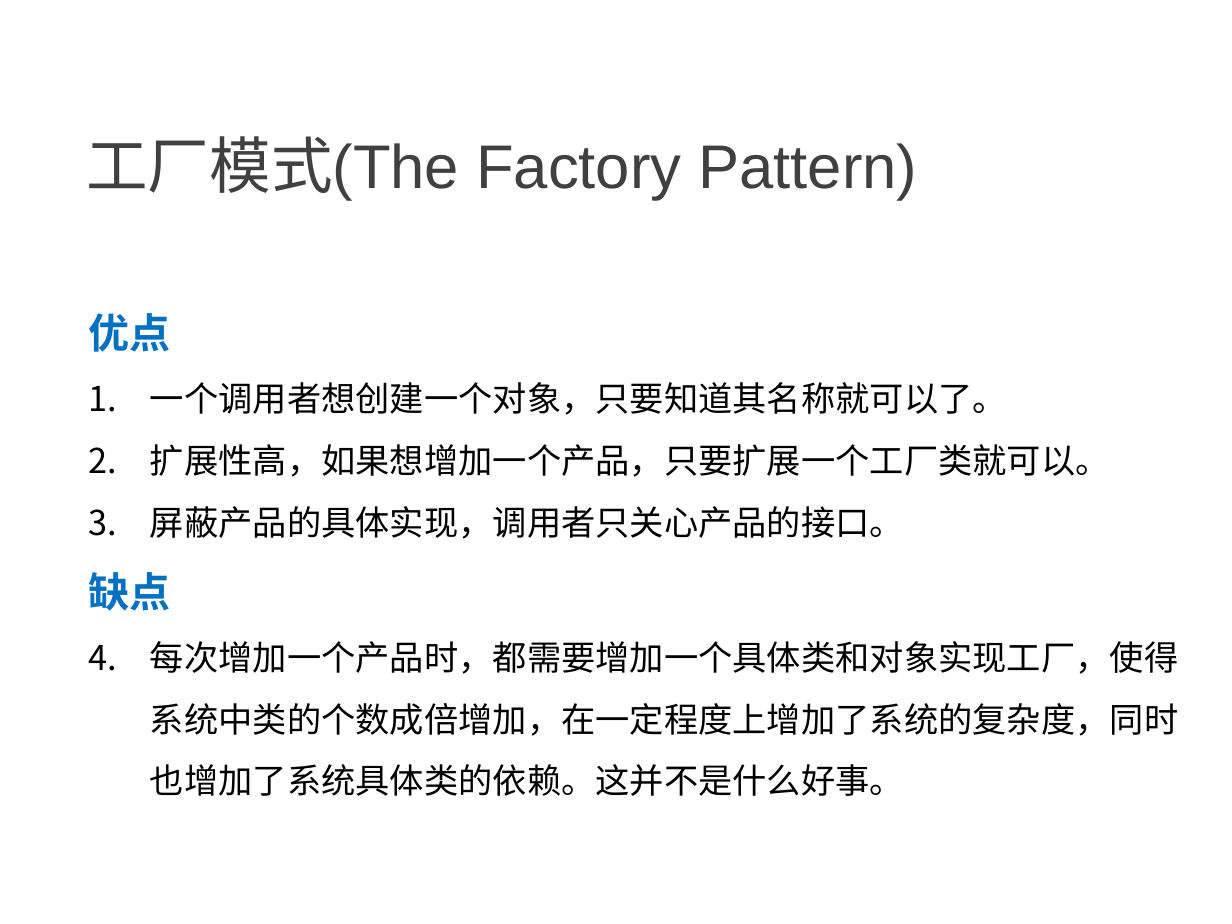
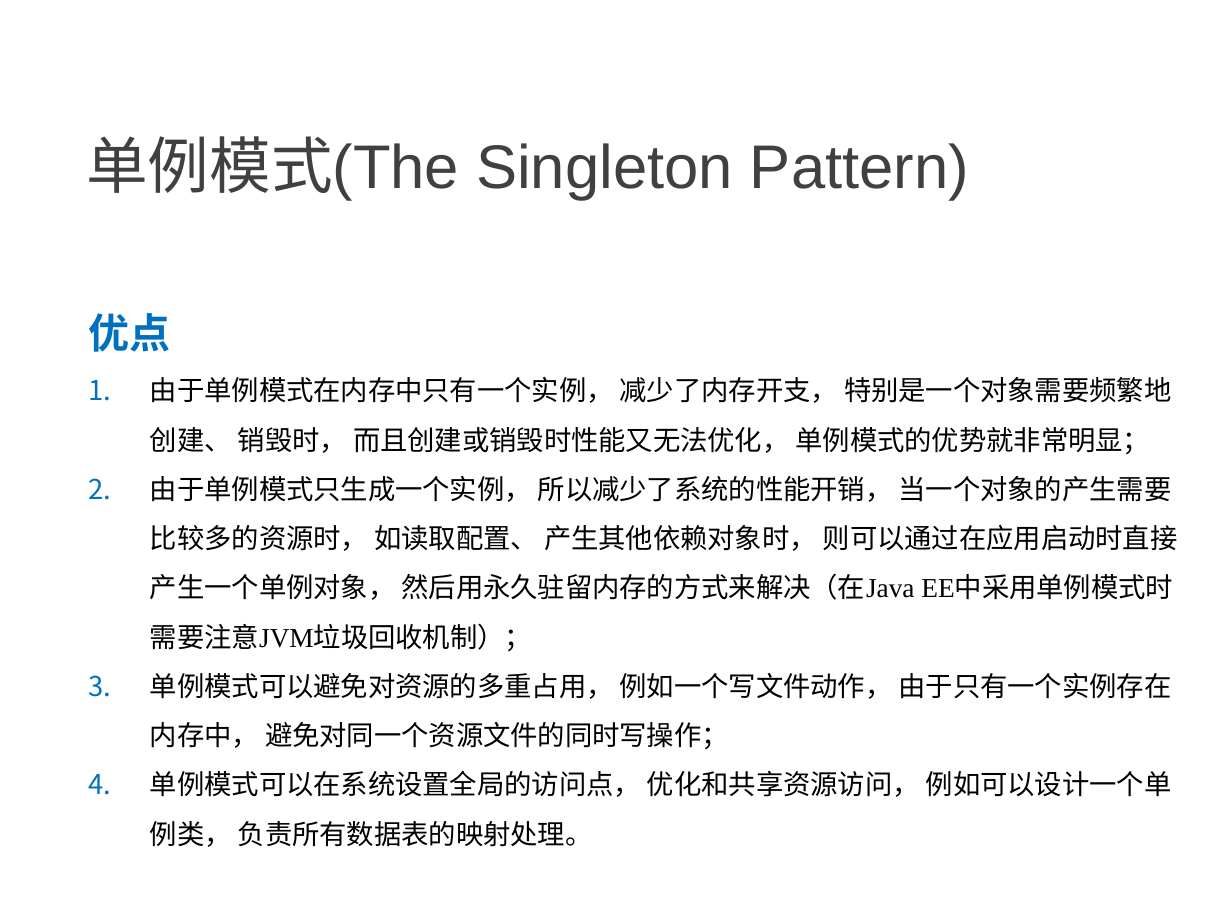
Before and after one commit to NewGr8Player/My-PPT, a slide deck: slide 44 of Design pattern/23种设计模式详解.pptx. Drawn at 1232x924 pixels with LibreOffice and Linux fonts; fonts in the diff are those of the drawing. Boxes give left, top, right and bottom in pixels: in the first picture for what was removed or moved away, otherwise in the second. Text is boxed around its words. In the diff, an @@ line names an element or a change of style, - is before the commit and + after.

Commit message:
Add 单例模式

```diff
--- a/Design pattern/23种设计模式详解.pptx
+++ b/Design pattern/23种设计模式详解.pptx
@@ text at [86, 136, 969, 201]: text changed @@
-工厂模式(The Factory Pattern)
+单例模式(The Singleton Pattern)
@@ text at [150, 377, 1178, 847]: text changed; size 20 to 16 pt @@
-1. 一个调用者想创建一个对象，只要知道其名称就可以了。
-2. 扩展性高，如果想增加一个产品，只要扩展一个工厂类就可以。
-3. 屏蔽产品的具体实现，调用者只关心产品的接口。
-缺点
-1. 每次增加一个产品时，都需要增加一个具体类和对象实现工厂，使得系统中类的个数成倍增加，在一定程度上增加了系统的复杂度，同时也增加了系统具体类的依赖。这并不是什么好事。
+1. 由于单例模式在内存中只有一个实例， 减少了内存开支， 特别是一个对象需要频繁地创建、 销毁时， 而且创建或销毁时性能又无法优化， 单例模式的优势就非常明显；
+2. 由于单例模式只生成一个实例， 所以减少了系统的性能开销， 当一个对象的产生需要比较多的资源时， 如读取配置、 产生其他依赖对象时， 则可以通过在应用启动时直接产生一个单例对象， 然后用永久驻留内存的方式来解决（在Java EE中采用单例模式时需要注意JVM垃圾回收机制）；
+3. 单例模式可以避免对资源的多重占用， 例如一个写文件动作， 由于只有一个实例存在内存中， 避免对同一个资源文件的同时写操作；
+4. 单例模式可以在系统设置全局的访问点， 优化和共享资源访问， 例如可以设计一个单例类， 负责所有数据表的映射处理。
```
Also in this commit, not shown: 3 other slides changed, 5 slides added.
